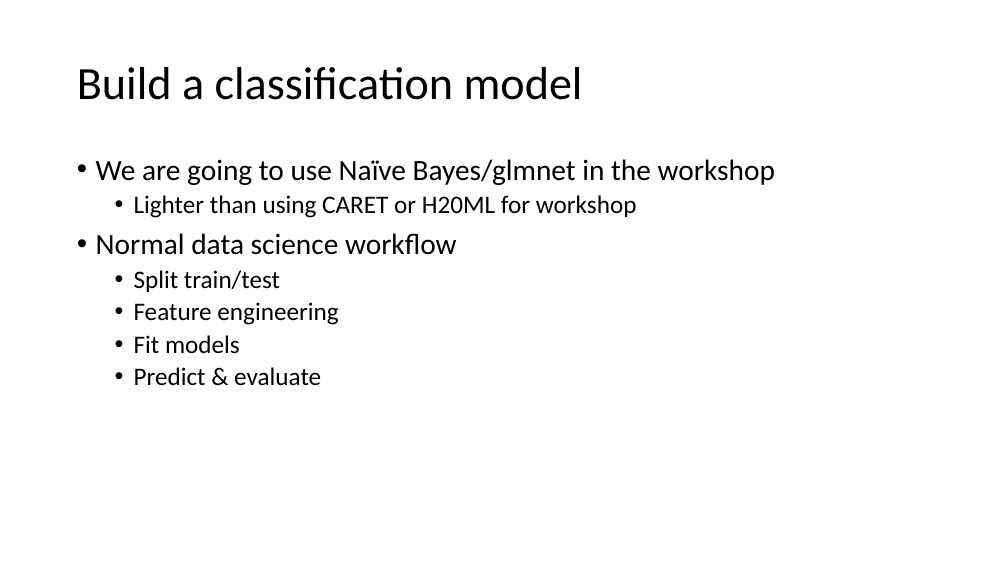
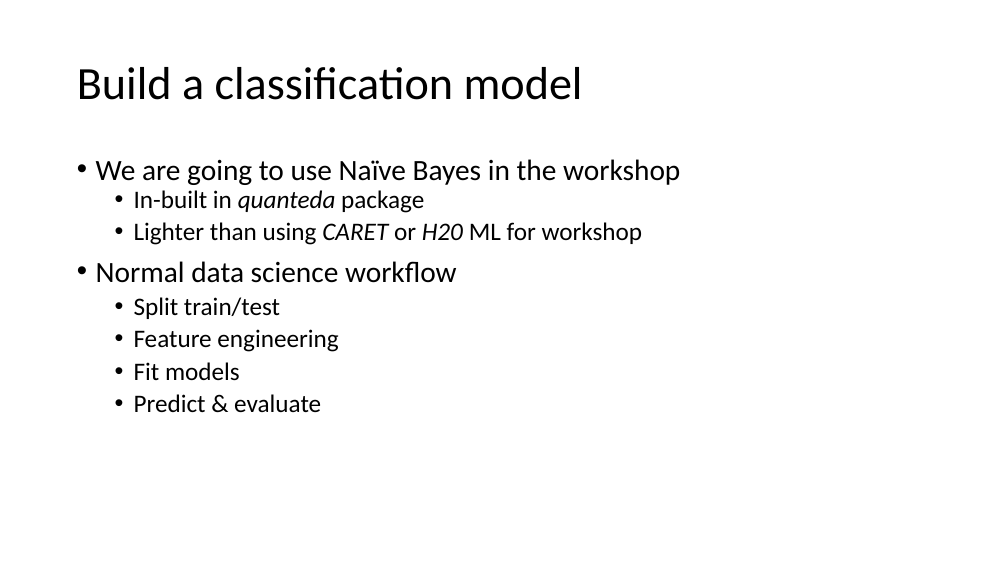
Before and after one commit to KKulma/2018_eRum_TextClassification_workshop, a slide deck: slide 22 of TextClassification_Slides.pptx. Drawn at 1008x567 pixels with LibreOffice and Linux fonts; fonts in the diff are those of the drawing; background and template pictures are left out. Boxes give left, top, right and bottom in pixels: in the first picture for what was removed or moved away, otherwise in the second. Text is boxed around its words. In the diff, an @@ line names an element or a change of style, - is before the commit and + after.

```diff
--- a/TextClassification_Slides.pptx
+++ b/TextClassification_Slides.pptx
@@ text at [96, 159, 680, 245]: text changed; size 28 to 24 pt @@
-• We are going to use Naïve Bayes/glmnet in the workshop
-  • Lighter than using CARET or H20ML for workshop
+• We are going to use Naïve Bayes in the workshop
+  • In-built in quanteda package
+  • Lighter than using CARET or H20 ML for workshop
```
Also in this commit, not shown: 2 other slides changed, 1 slide added, 4 other files.
